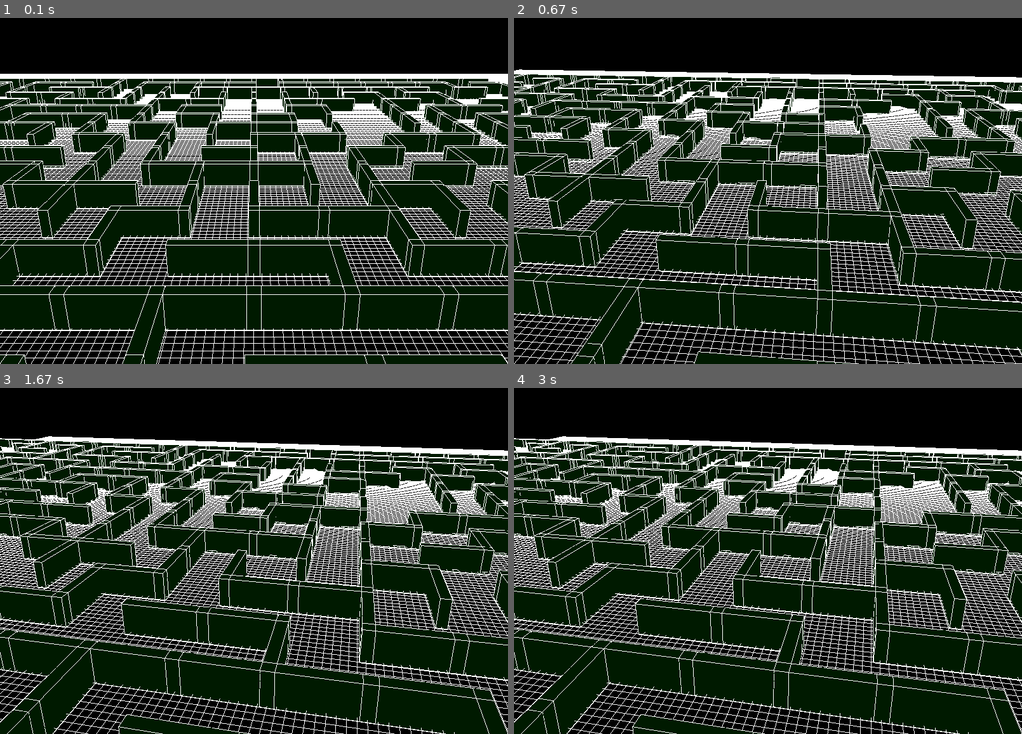
Above: before the commit, frames 1-4 (two rows, left to right).
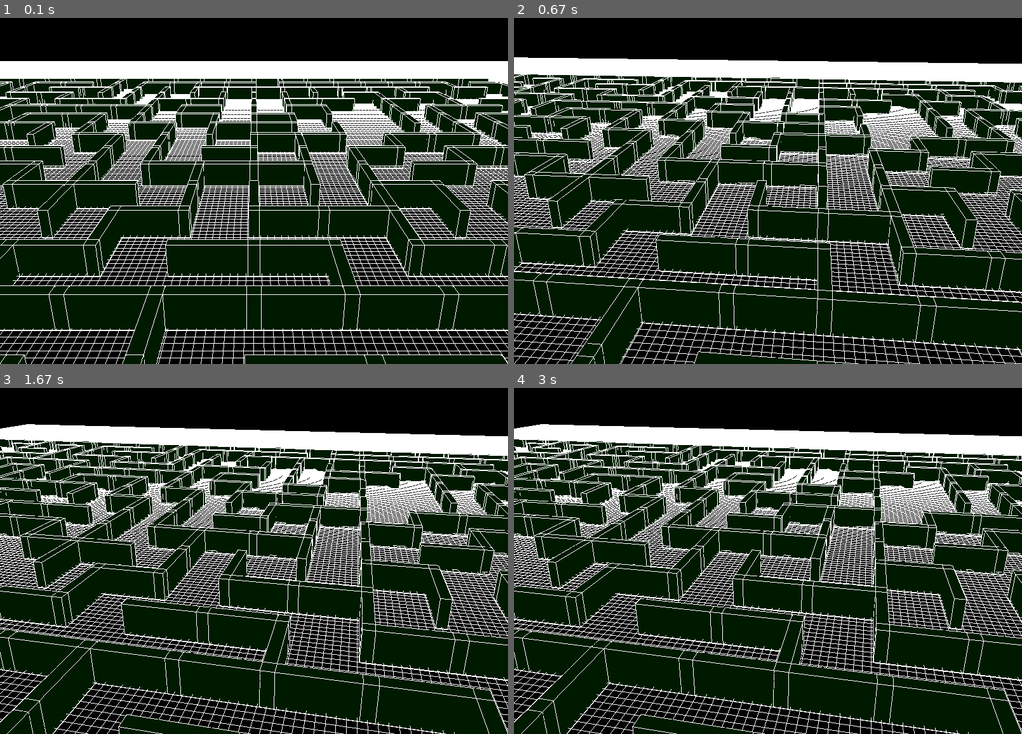
Above: after the commit, the same moments.

Repository: antonioam82/tank_controller
Game: pygame game, started from tank_demo_maze.py
The game is run twice, just before and just after one commit, with the same random seed, the same clock (stepped at 60 frames per second) and the same inputs.
Inputs:
- Up to frame 1 (0.1 s): no input
- Up to frame 2 (0.67 s): tap T at 0.33 s
- Up to frame 3 (1.67 s): tap F at 0.67 s; tap G at 1 s; tap T at 1.33 s
- Up to frame 4 (3 s): tap F at 1.67 s; tap G at 2 s

The runs differ from the first frame. In frame 1, 3.7% of the frame differs, in the area x 0-100%, y 12-50%; in frame 2, 3.7%; in frame 3, 3.7%, in the area x 0-100%, y 10-75%; in frame 4, 3.7%.

Commit message:
Modificado tamaño grid

Diff:
--- a/tank_demo_maze.py
+++ b/tank_demo_maze.py
@@ -11,7 +11,7 @@
 import numpy as np
 from pathlib import Path
 
-grid_size = 140
+grid_size = 190
 grid_spacing = 1
 
 def load_object(filename):
